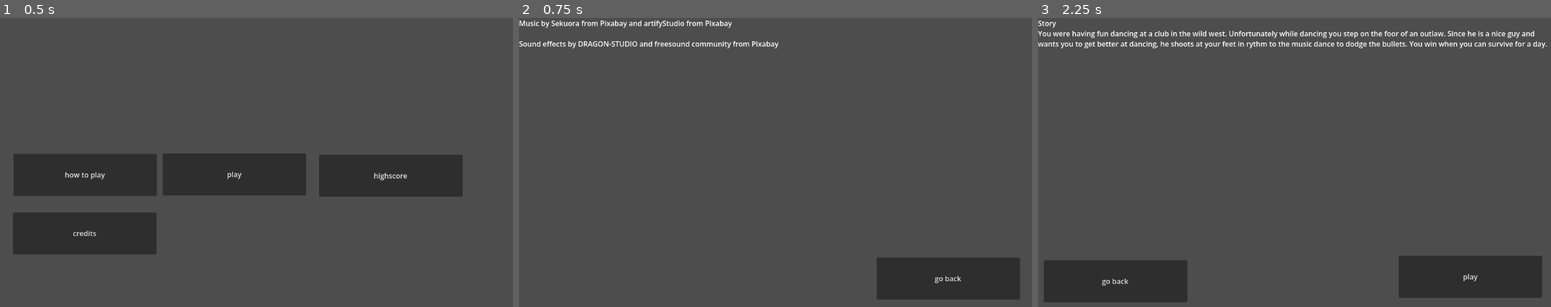
Above: before the commit, frames 1-3 (left to right).
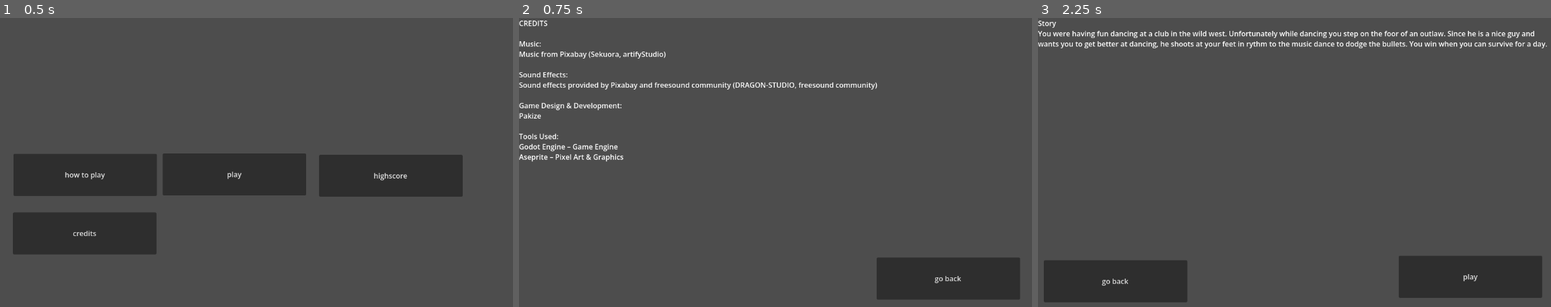
Above: after the commit, the same moments.

Repository: pakized/dancing-in-the-wild-west
Game: Godot game, scene res://Scenes/Menu/MainMenu.tscn
Same seed, same stepped clock (60 frames per second), same inputs: the game is played once before the commit and once after it.
Inputs:
- Up to frame 1 (0.5 s): no input
- Up to frame 2 (0.75 s): click "credits" at 0.5 s
- Up to frame 3 (2.25 s): click "go back" at 1.25 s; click "play" at 2 s

Frame 1 is identical in both runs. In frame 2, 2.7% of the frame differs, in the area x 0-70%, y 0-50%; in frame 3, nothing differs.

Commit message:
edit credits

Diff:
--- a/Scenes/Menu/credits.tscn
+++ b/Scenes/Menu/credits.tscn
@@ -15,9 +15,20 @@
 layout_mode = 0
 offset_right = 1150.0
 offset_bottom = 647.0
-text = "Music by Sekuora from Pixabay and artifyStudio from Pixabay
+text = "CREDITS
 
-Sound effects by DRAGON-STUDIO and freesound community from Pixabay"
+Music:
+Music from Pixabay (Sekuora, artifyStudio)
+
+Sound Effects:
+Sound effects provided by Pixabay and freesound community (DRAGON-STUDIO, freesound community)
+
+Game Design & Development:
+Pakize
+
+Tools Used:
+Godot Engine – Game Engine
+Aseprite – Pixel Art & Graphics"
 
 [node name="Button3" type="Button" parent="." unique_id=2005017653]
 offset_left = 800.0
